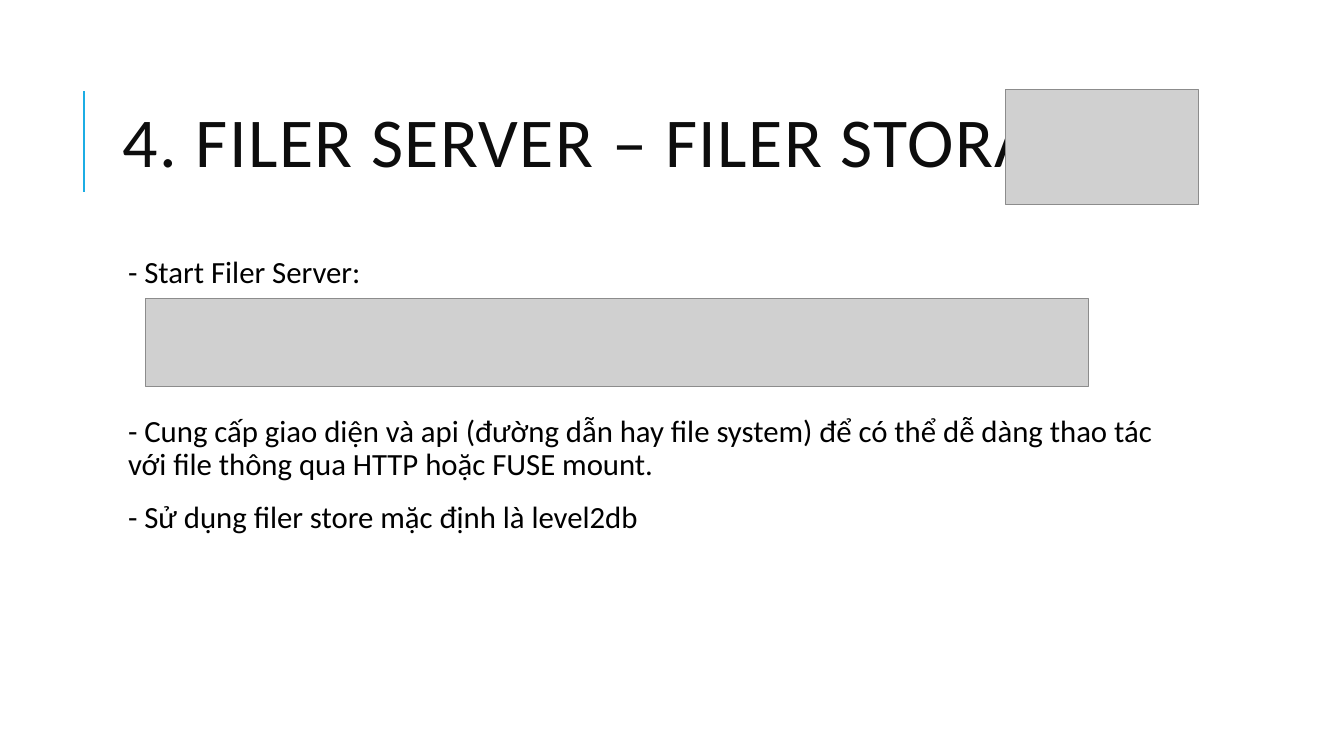
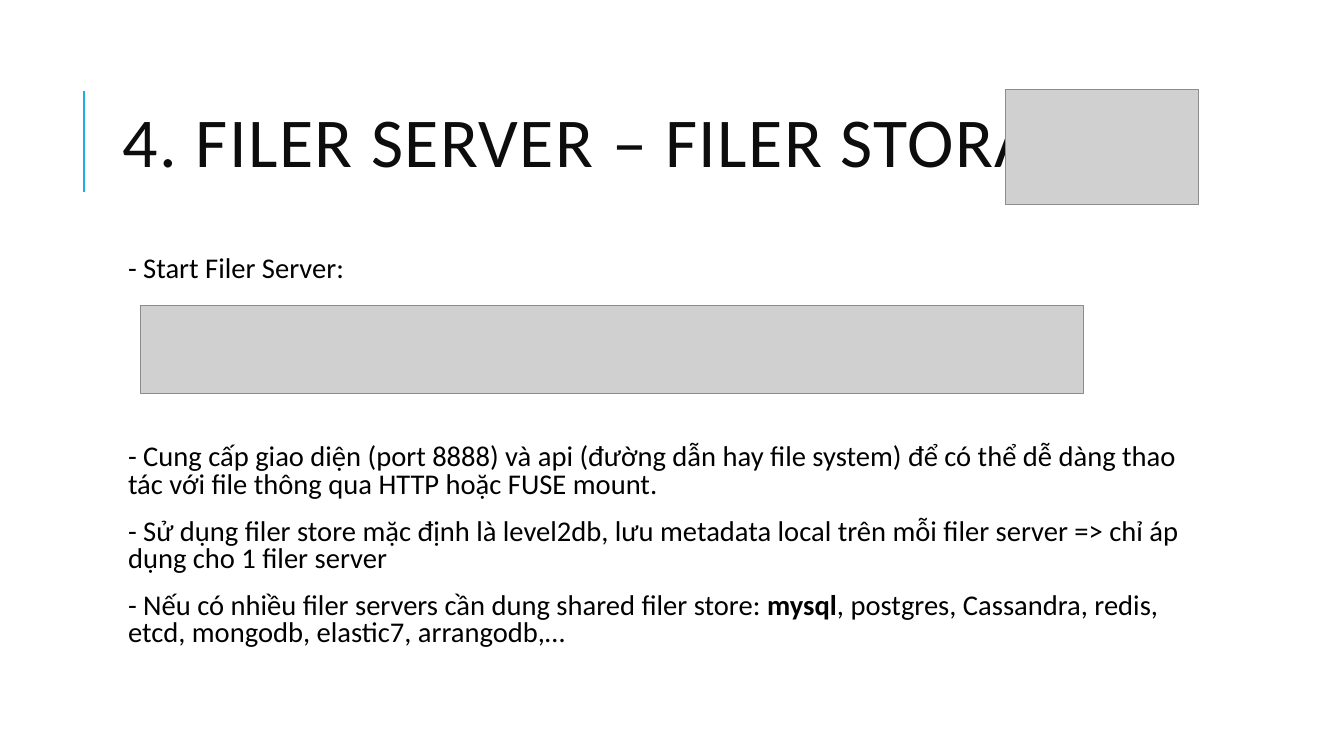
Before and after one commit to chi-org/seaweedfs-test, a slide deck: slide 11 of SeaweedFS_2.pptx. Drawn at 1344x756 pixels with LibreOffice and Linux fonts; fonts in the diff are those of the drawing; grey boxes stand for pictures. Boxes give left, top, right and bottom in pixels: in the first picture for what was removed or moved away, otherwise in the second. Text is boxed around its words. In the diff, an @@ line names an element or a change of style, - is before the commit and + after.

```diff
--- a/SeaweedFS_2.pptx
+++ b/SeaweedFS_2.pptx
@@ text at <box>143,258,344,279</box>: size 22 to 20.4 pt in "- Start Filer Server:"; line spacing 0.9 to 0.8 @@
@@ picture: place and size @@
-picture at <box>146,298,1089,387</box>
+picture at <box>141,306,1084,394</box>
@@ text at <box>128,443,1178,647</box>: text changed; size 22 to 20.4 pt @@
-  - Cung cấp giao diện và api (đường dẫn hay file system) để có thể dễ dàng thao tác với file thông qua HTTP hoặc FUSE mount.
-  - Sử dụng filer store mặc định là level2db
+  - Cung cấp giao diện (port 8888) và api (đường dẫn hay file system) để có thể dễ dàng thao tác với file thông qua HTTP hoặc FUSE mount.
+  - Sử dụng filer store mặc định là level2db, lưu metadata local trên mỗi filer server => chỉ áp dụng cho 1 filer server
+  - Nếu có nhiều filer servers cần dung shared filer store: mysql, postgres, Cassandra, redis, etcd, mongodb, elastic7, arrangodb,…
```
Also in this commit, not shown: 5 other slides changed, 9 slides added, 3 slides removed, 1 other file.
